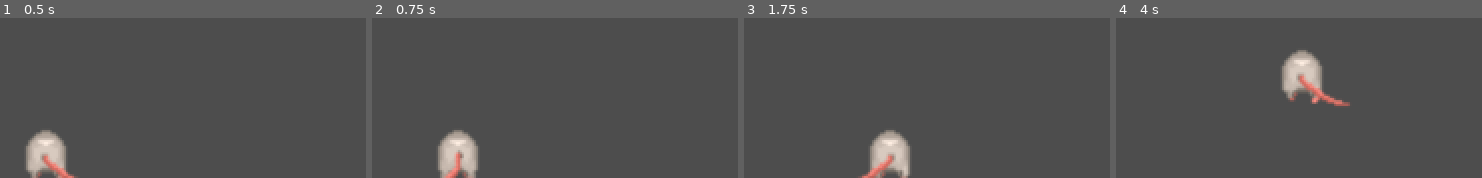
Above: before the commit, frames 1-4 (left to right).
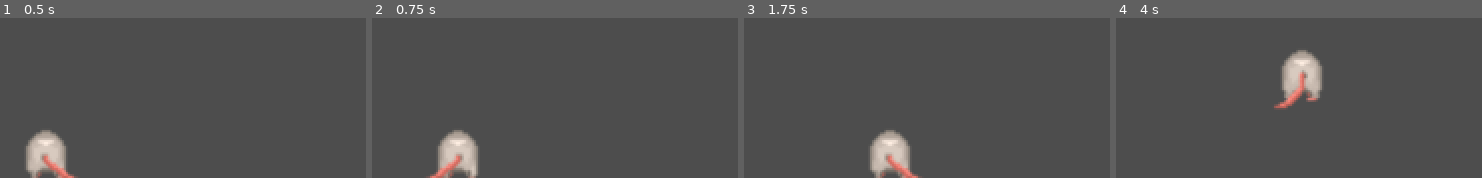
Above: after the commit, the same moments.

Repository: bollowatsch/armacaton
Game: Godot game, scene res://scenes/figures/mouse.tscn
The game is run twice, just before and just after one commit, with the same random seed, the same clock (stepped at 60 frames per second) and the same inputs. This scene is started directly instead of the project's main scene.
Inputs:
- Up to frame 1 (0.5 s): no input
- Up to frame 2 (0.75 s): tap Enter at 0.5 s; hold Right (ui_right) from 0.53 s (still down)
- Up to frame 3 (1.75 s): release Right (ui_right) at 1.28 s; hold Down (ui_down) from 1.28 s (still down)
- Up to frame 4 (4 s): tap Space at 2 s; release Down (ui_down) at 2.03 s; hold Right (ui_right) 2.03-2.78 s; hold Up (ui_up) 2.78-3.53 s; hold Left (ui_left) from 3.53 s (still down)

Frame 1 is identical in both runs. In frame 2, 0.7% of the frame differs, in the area x 14-29%, y 82-100%; in frame 3, 0.8%; in frame 4, 1.4%, in the area x 43-64%, y 32-57%.

Commit message:
update: mouse
update: mouse

Diff:
--- a/scenes/figures/mouse.tscn
+++ b/scenes/figures/mouse.tscn
@@ -1,7 +1,32 @@
-[gd_scene format=3 uid="uid://bugshtj3drjfy"]
+[gd_scene format=3 uid="uid://bpfqbhasfubdq"]
 
 [ext_resource type="Script" uid="uid://ch1fhjsxk1nkx" path="res://scripts/mouse.gd" id="1_dwu33"]
+[ext_resource type="Texture2D" uid="uid://drnguiqdleios" path="res://assets/mouse/image-10.png" id="2_4bd2j"]
 [ext_resource type="Texture2D" uid="uid://dbrkfanxqt884" path="res://assets/mouse/Rats.png" id="2_p4jw4"]
+
+[sub_resource type="AtlasTexture" id="AtlasTexture_a56sk"]
+atlas = ExtResource("2_4bd2j")
+region = Rect2(432, 117, 48, 29)
+
+[sub_resource type="AtlasTexture" id="AtlasTexture_4g6g8"]
+atlas = ExtResource("2_4bd2j")
+region = Rect2(480, 117, 48, 29)
+
+[sub_resource type="AtlasTexture" id="AtlasTexture_eo76w"]
+atlas = ExtResource("2_4bd2j")
+region = Rect2(528, 117, 48, 29)
+
+[sub_resource type="AtlasTexture" id="AtlasTexture_fc8lm"]
+atlas = ExtResource("2_4bd2j")
+region = Rect2(432, 163, 48, 30)
+
+[sub_resource type="AtlasTexture" id="AtlasTexture_wihw5"]
+atlas = ExtResource("2_4bd2j")
+region = Rect2(480, 163, 48, 30)
+
+[sub_resource type="AtlasTexture" id="AtlasTexture_teb80"]
+atlas = ExtResource("2_4bd2j")
+region = Rect2(528, 163, 48, 30)
 
 [sub_resource type="AtlasTexture" id="AtlasTexture_dwu33"]
 atlas = ExtResource("2_p4jw4")
@@ -33,12 +58,30 @@
 
 [sub_resource type="SpriteFrames" id="SpriteFrames_g7fkp"]
 animations = [{
-"frames": [],
+"frames": [{
+"duration": 1.0,
+"texture": SubResource("AtlasTexture_a56sk")
+}, {
+"duration": 1.0,
+"texture": SubResource("AtlasTexture_4g6g8")
+}, {
+"duration": 1.0,
+"texture": SubResource("AtlasTexture_eo76w")
+}],
 "loop": true,
 "name": &"dies_right",
 "speed": 5.0
 }, {
-"frames": [],
+"frames": [{
+"duration": 1.0,
+"texture": SubResource("AtlasTexture_fc8lm")
+}, {
+"duration": 1.0,
+"texture": SubResource("AtlasTexture_wihw5")
+}, {
+"duration": 1.0,
+"texture": SubResource("AtlasTexture_teb80")
+}],
 "loop": true,
 "name": &"dies_up",
 "speed": 5.0
@@ -90,8 +133,8 @@
 [node name="AnimatedSprite2D" type="AnimatedSprite2D" parent="." unique_id=1479972416]
 position = Vector2(-2, 0)
 sprite_frames = SubResource("SpriteFrames_g7fkp")
-animation = &"walk_up"
-frame_progress = 0.42075953
+animation = &"dies_right"
+frame_progress = 0.56113285
 
 [node name="CollisionShape2D" type="CollisionShape2D" parent="." unique_id=1336859575]
 shape = SubResource("CircleShape2D_a56sk")
